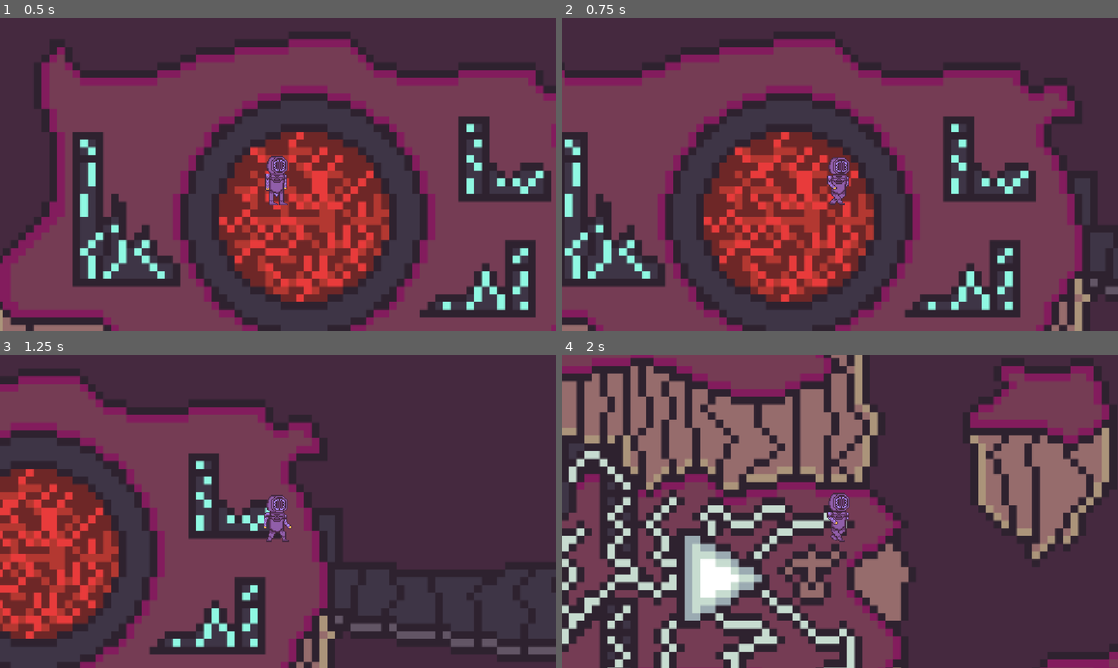
Above: before the commit, frames 1-4 (two rows, left to right).
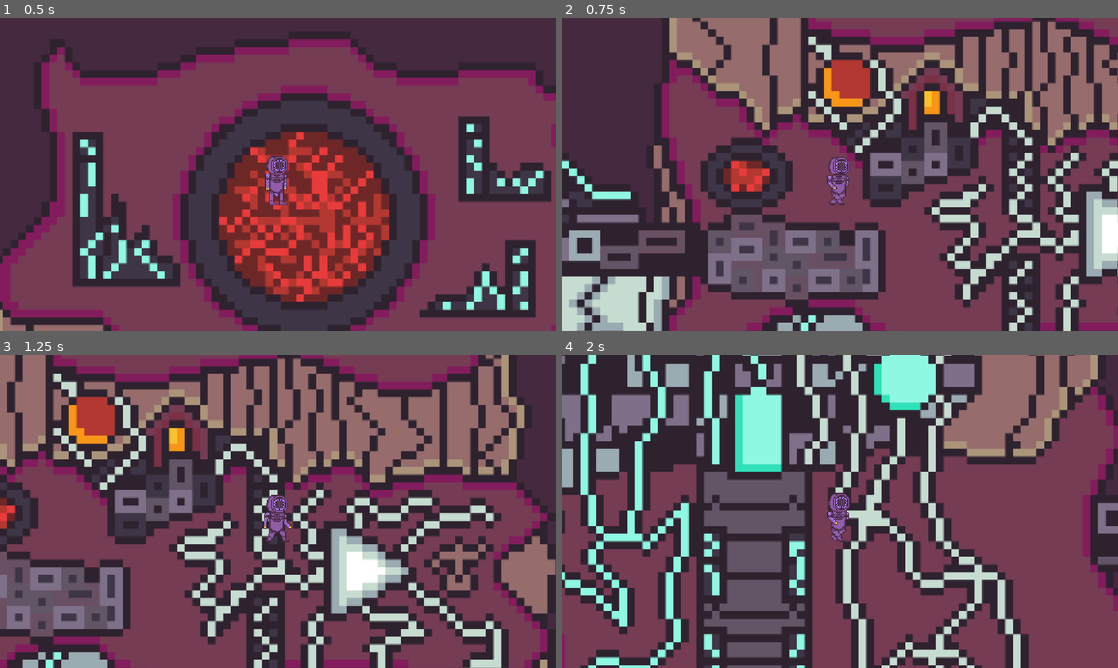
Above: after the commit, the same moments.

Repository: vishnuyadali-beep/Project-Blood
Game: Godot game, scene res://scenes/levels/main.tscn
Two runs of this game, one before a commit and one after it. Both use one fixed random seed, a clock stepped at 60 frames per second and the inputs below.
Inputs:
- Up to frame 1 (0.5 s): no input
- Up to frame 2 (0.75 s): hold D (move_right) from 0.53 s (still down); tap F (interact, bound only after the commit) at 0.6 s
- Up to frame 3 (1.25 s): keep holding D (move_right)
- Up to frame 4 (2 s): release D (move_right) at 1.28 s; hold S (move_down) from 1.28 s (still down); tap Shift (dash) at 1.35 s; tap F (interact, bound only after the commit) at 1.55 s

Frame 1 is identical in both runs. In frame 2, 72% of the frame differs, in the area x 0-100%, y 0-100%; in frame 3, 70%; in frame 4, 79%.

Commit message:
Implemented teleporter logic

Diff:
--- a/project.godot
+++ b/project.godot
@@ -52,6 +52,11 @@
 "events": [Object(InputEventKey,"resource_local_to_scene":false,"resource_name":"","device":-1,"window_id":0,"alt_press …(195 unchanged characters)…
 ]
 }
+interact={
+"deadzone": 0.2,
+"events": [Object(InputEventKey,"resource_local_to_scene":false,"resource_name":"","device":-1,"window_id":0,"alt_pressed":false,"shift_pressed":false,"ctrl_pressed":false,"meta_pressed":false,"pressed":false,"keycode":0,"physical_keycode":70,"key_label":0,"unicode":102,"location":0,"echo":false,"script":null)
+]
+}
 
 [physics]
 
--- a/scenes/levels/main.tscn
+++ b/scenes/levels/main.tscn
@@ -1,7 +1,29 @@
 [gd_scene format=3 uid="uid://d3uvf7h5py2vk"]
 
 [ext_resource type="PackedScene" uid="uid://cjg2fn5ki0evf" path="res://scenes/levels/world.tscn" id="1_72ix8"]
+[ext_resource type="PackedScene" uid="uid://0tbsr0aggbgb" path="res://scenes/teleporter/Teleporter.tscn" id="2_2vj2h"]
 
 [node name="Main" type="Node2D" unique_id=1615745898]
 
 [node name="World" parent="." unique_id=1986188915 instance=ExtResource("1_72ix8")]
+
+[node name="Teleporter_Big" parent="." unique_id=736824973 node_paths=PackedStringArray("destination") instance=ExtResource("2_2vj2h")]
+position = Vector2(1919.905, 1916.875)
+destination = NodePath("../Teleporter_Small")
+
+[node name="CollisionShape2D" parent="Teleporter_Big" index="0" unique_id=897462362]
+scale = Vector2(3.28, 3.28)
+
+[node name="ExitPoint" parent="Teleporter_Big" index="1" unique_id=2080222513]
+position = Vector2(-160.915, -65.88)
+scale = Vector2(1.0404543, 1.1013935)
+
+[node name="Teleporter_Small" parent="." unique_id=1403910627 node_paths=PackedStringArray("destination") instance=ExtResource("2_2vj2h")]
+position = Vector2(1679.995, 2262.555)
+destination = NodePath("../Teleporter_Big")
+
+[node name="ExitPoint" parent="Teleporter_Small" index="1" unique_id=2080222513]
+position = Vector2(53.02, 1.745)
+
+[editable path="Teleporter_Big"]
+[editable path="Teleporter_Small"]
--- a/scenes/player/player.tscn
+++ b/scenes/player/player.tscn
@@ -180,7 +180,7 @@
 [sub_resource type="RectangleShape2D" id="RectangleShape2D_6bx2n"]
 size = Vector2(6.3125, 9.3125)
 
-[node name="Player" type="CharacterBody2D" unique_id=52667878]
+[node name="Player" type="CharacterBody2D" unique_id=52667878 groups=["player"]]
 script = ExtResource("1_4flbx")
 metadata/_edit_horizontal_guides_ = [32.0]
 
--- /dev/null
+++ b/scenes/teleporter/Teleporter.tscn
@@ -0,0 +1,17 @@
+[gd_scene format=3 uid="uid://0tbsr0aggbgb"]
+
+[ext_resource type="Script" uid="uid://bu5xfopcck5m8" path="res://scenes/teleporter/teleporter.gd" id="1_lteo1"]
+
+[sub_resource type="CircleShape2D" id="CircleShape2D_6bx2n"]
+radius = 27.018513
+
+[node name="Teleporter" type="Area2D" unique_id=736824973]
+script = ExtResource("1_lteo1")
+
+[node name="CollisionShape2D" type="CollisionShape2D" parent="." unique_id=897462362]
+shape = SubResource("CircleShape2D_6bx2n")
+
+[node name="ExitPoint" type="Marker2D" parent="." unique_id=2080222513]
+
+[connection signal="body_entered" from="." to="." method="_on_body_entered"]
+[connection signal="body_exited" from="." to="." method="_on_body_exited"]
--- /dev/null
+++ b/scenes/teleporter/teleporter.gd
@@ -0,0 +1,23 @@
+extends Area2D
+class_name Teleporter
+var player_inside = null
+@export var destination: Teleporter
+# Called when the node enters the scene tree for the first time.
+func _ready():
+	pass # Replace with function body.
+
+
+# Called every frame. 'delta' is the elapsed time since the previous frame.
+func _process(delta):
+	if player_inside != null and Input.is_action_just_pressed("interact"):
+		player_inside.global_position = destination.get_node("ExitPoint").global_position
+
+
+func _on_body_entered(body):
+	if body.is_in_group("player"):
+		player_inside = body
+
+
+func _on_body_exited(body):
+	if body.is_in_group("player"):
+		player_inside = null
Not shown, added: scenes/teleporter/teleporter.gd.uid
